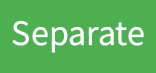
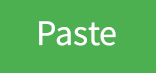
Revision of a layered 156 × 73 image; what changed, layer by layer:
added layer "Paste" above "Separate" over [39, 21, 116, 46]
hid "Separate" over [12, 20, 144, 53]
